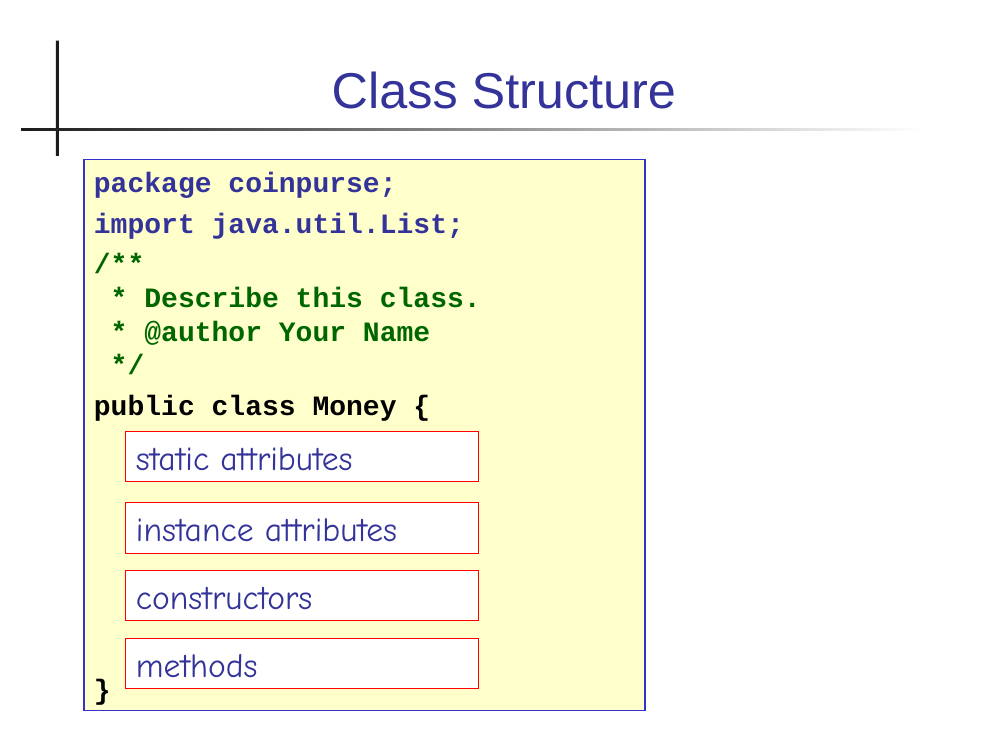
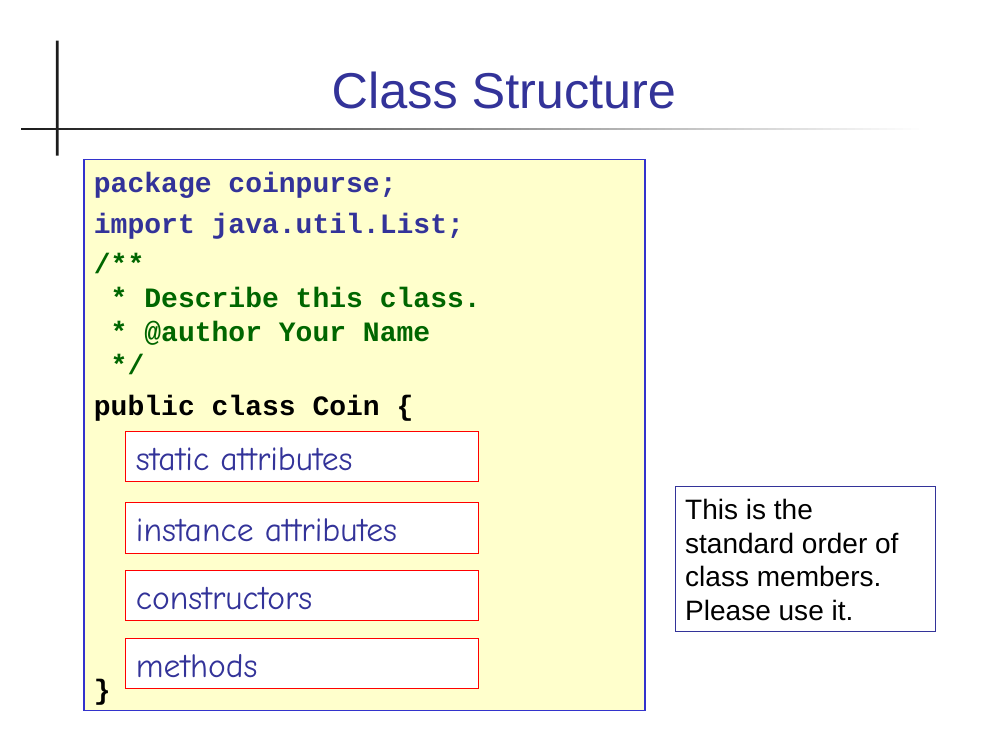
Before and after one commit to cpske/programming1, a slide deck: slide 3 of objects/2-Defining-Classes.ppt. Drawn at 1008x756 pixels with LibreOffice and Linux fonts; fonts in the diff are those of the drawing. Boxes give left, top, right and bottom in pixels: in the first picture for what was removed or moved away, otherwise in the second. Text is boxed around its words. In the diff, an @@ line names an element or a change of style, - is before the commit and + after.

```diff
--- a/objects/2-Defining-Classes.ppt
+++ b/objects/2-Defining-Classes.ppt
@@ text in rectangle at [94,395,380,421]: text changed @@
-public class Money {
+public class Coin {
@@ rectangle added at [675,487,935,632], fill #FFFFFF, outline #333399 0.74 pt, 20 pt, text #000000 @@
+This is the standard order of class members. Please use it.
```
Also in this commit, not shown: 13 other slides changed, 1 slide removed, 1 other file.
